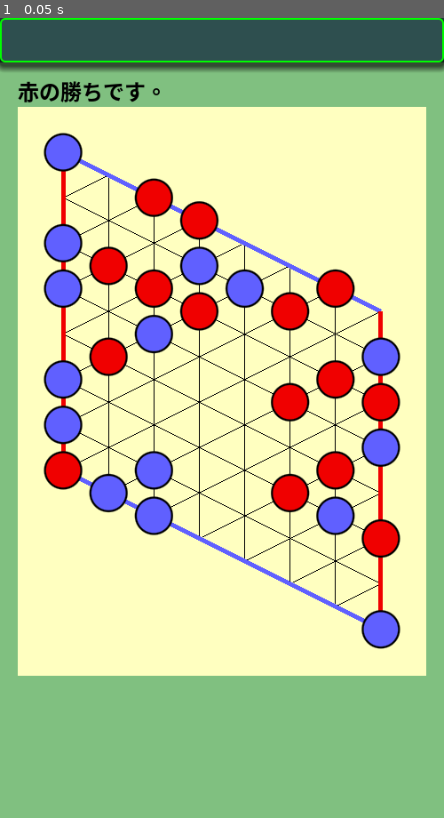
Above: before the commit, frame 1.
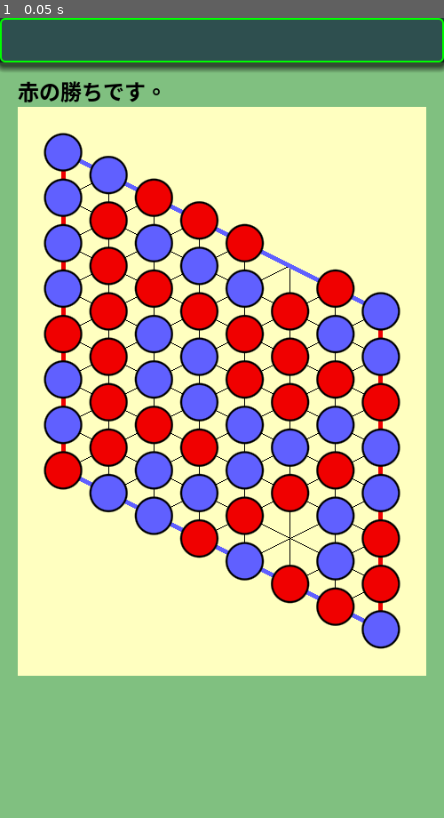
Above: after the commit, the same moment.

Repository: vivisuke/HexGame
Game: Godot game, scene res://main.tscn
Two runs of this game, one before a commit and one after it. Both use one fixed random seed, a clock stepped at 60 frames per second and the inputs below.
Inputs:
- Up to frame 1 (0.05 s): no input

The runs differ from the first frame. In frame 1, 11% of the frame differs, in the area x 9-91%, y 17-76%.

Commit message:
0018 ◎ C 01/23 01/23 0.001│ToDo│（(0, 7) に打った場合？）連結判定が不正になる場合がある

Diff:
--- a/hexgame/scripts/Board.gd
+++ b/hexgame/scripts/Board.gd
@@ -59,7 +59,7 @@
 	if col == BLACK:
 		return find_horz(id, 0) && find_horz(id, N_HORZ-1)
 	else:
-		return find_vert(id, 0) && find_horz(id, N_HORZ-1)
+		return find_vert(id, 0) && find_vert(id, N_HORZ-1)
 func put_black(x, y):
 	m_cells[xyToIndex(x, y)] = BLACK
 func put_white(x, y):
Not shown, changed: HexGame.spr
